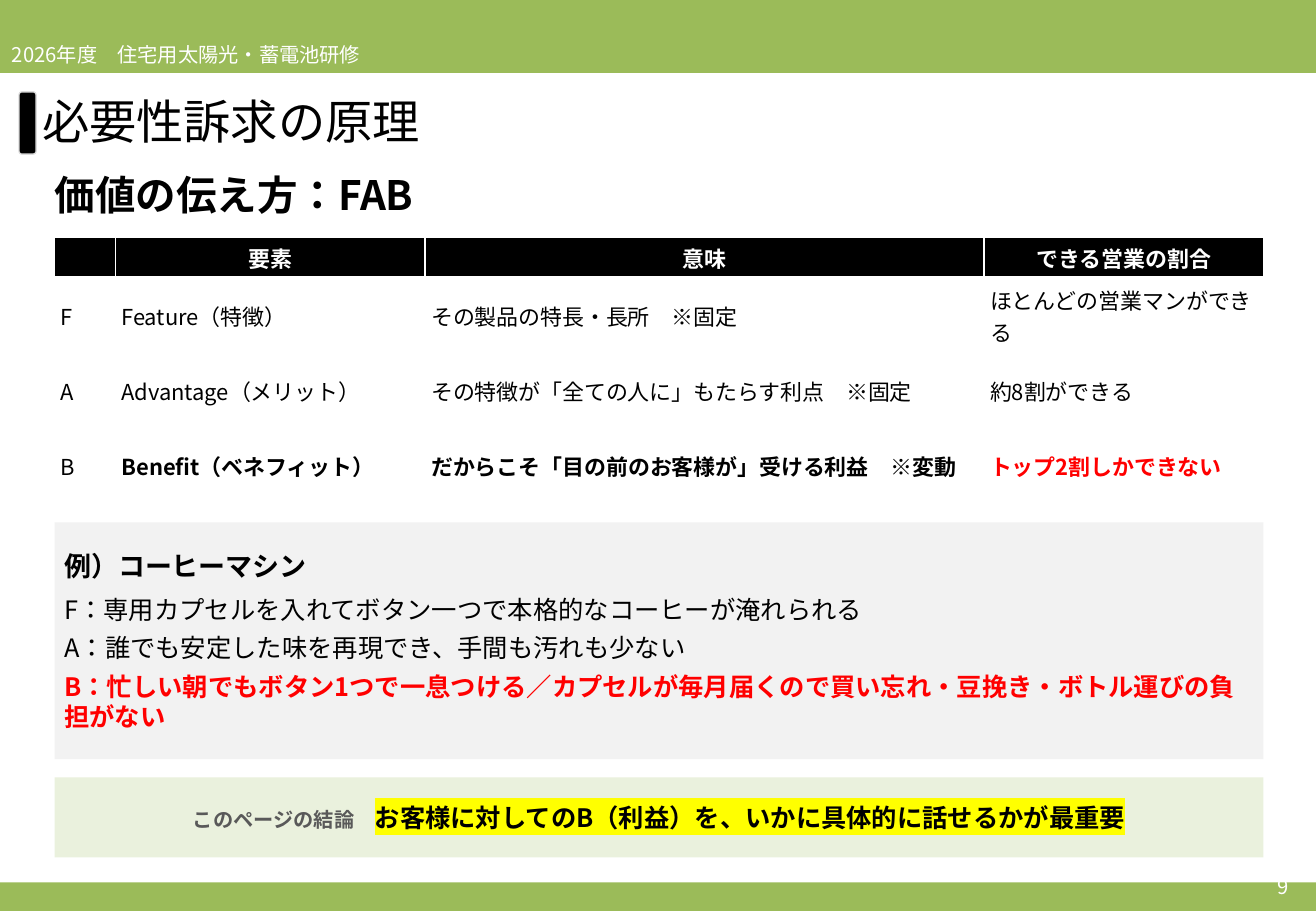
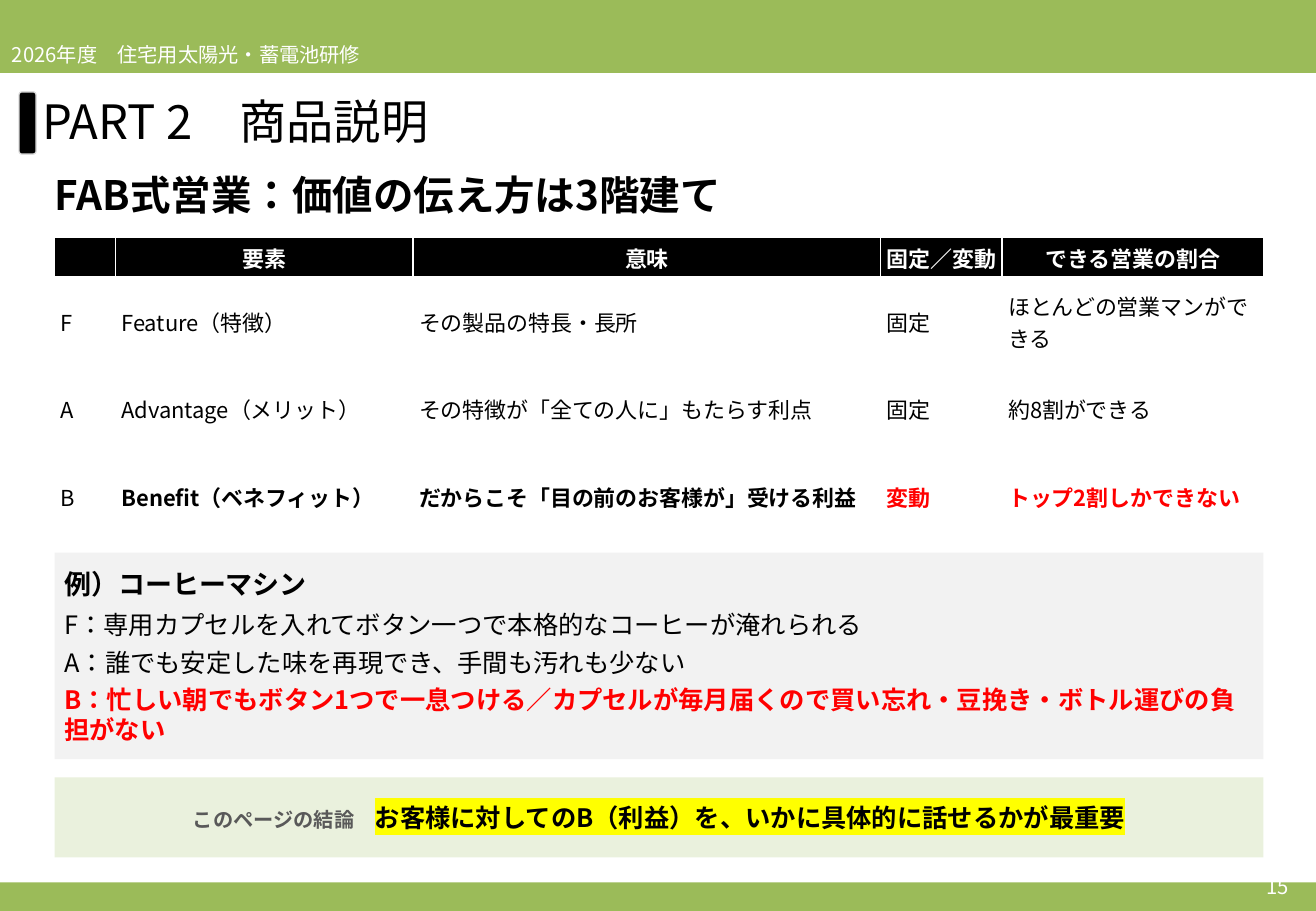
Before and after one commit to soshiro-iki-sys/-, a slide deck: slide 15 of slides/2026営業研修_第3回_必要性訴求②＆ロープレ.pptx (slide 9 before the commit). Drawn at 1316x911 pixels with LibreOffice and Linux fonts; fonts in the diff are those of the drawing. Boxes give left, top, right and bottom in pixels: in the first picture for what was removed or moved away, otherwise in the second. Text is boxed around its words. In the diff, an @@ line names an element or a change of style, - is before the commit and + after.

```diff
--- a/slides/2026営業研修_第3回_必要性訴求②＆ロープレ.pptx
+++ b/slides/2026営業研修_第3回_必要性訴求②＆ロープレ.pptx
@@ text at bbox=[42, 99, 429, 143]: text changed @@
-必要性訴求の原理
+PART 2 商品説明
@@ text at bbox=[55, 175, 721, 214]: text changed @@
-価値の伝え方：FAB
+FAB式営業：価値の伝え方は3階建て
@@ table at bbox=[55, 237, 1264, 541] @@
-column 3: 意味 | その製品の特長・長所 ※固定 | その特徴が「全ての人に」もたらす利点 ※固定 | だからこそ「目の前のお客様が」受ける利益 ※変動
+column 3: 意味 | その製品の特長・長所 | その特徴が「全ての人に」もたらす利点 | だからこそ「目の前のお客様が」受ける利益
+column 4: 固定／変動 | 固定 | 固定 | 変動
@@ rectangle "例）コーヒーマシン": place and size @@
-rectangle "例）コーヒーマシン" at bbox=[55, 523, 1264, 759]
+rectangle "例）コーヒーマシン" at bbox=[55, 553, 1264, 759]
@@ text in rectangle at bbox=[64, 571, 862, 674]: less space between paragraphs @@
@@ text at bbox=[1266, 873, 1288, 900]: text changed @@
-9
+15
```
Also in this commit, not shown: 22 other slides changed, 8 slides added, 5 slides removed, 2 other files.
